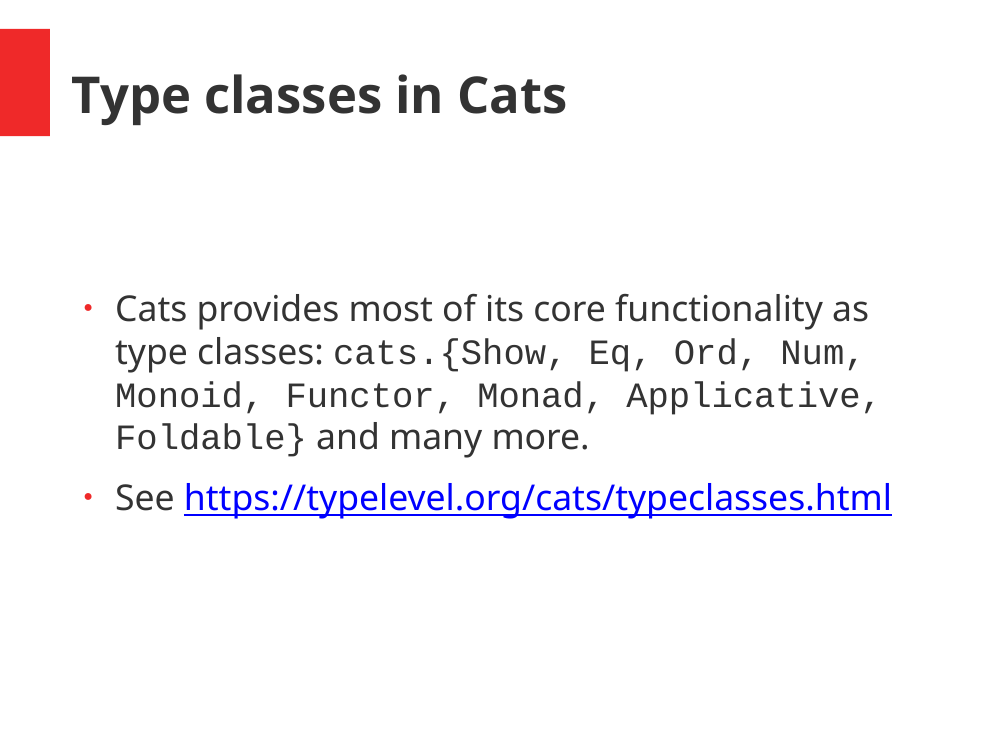
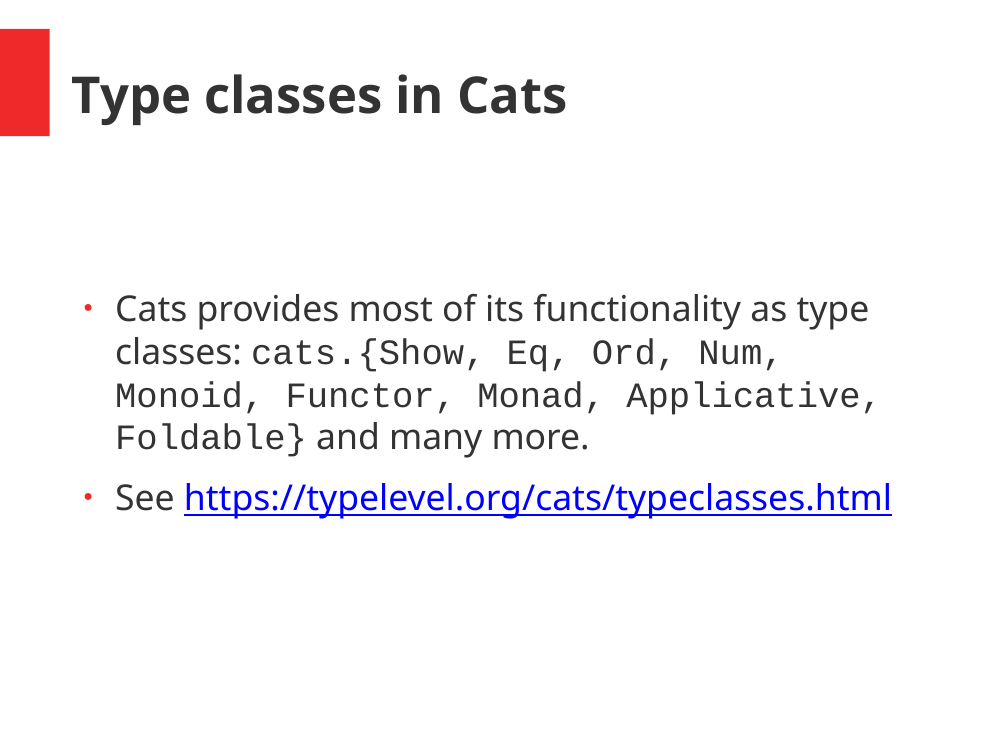
Before and after one commit to hermannhueck/typeclasses, a slide deck: slide 34 of Slides/TypeClasses.pptx (slide 32 before the commit). Drawn at 1008x756 pixels with LibreOffice and Linux fonts; fonts in the diff are those of the drawing. Boxes give left, top, right and bottom in pixels: in the first picture for what was removed or moved away, otherwise in the second. Text is boxed around its words. In the diff, an @@ line names an element or a change of style, - is before the commit and + after.

```diff
--- a/Slides/TypeClasses.pptx
+++ b/Slides/TypeClasses.pptx
@@ text at (115, 294, 882, 458): text changed; font Noto Sans to Courier New @@
-● Cats provides most of its core functionality as type classes: cats.{Show, Eq, Ord, Num, Monoid, Functor, Monad, Applicative, Foldable} and many more.
+● Cats provides most of its functionality as type classes: cats.{Show, Eq, Ord, Num, Monoid, Functor, Monad, Applicative, Foldable} and many more.
```
Also in this commit, not shown: 29 other slides changed, 3 slides added, 1 other file.
